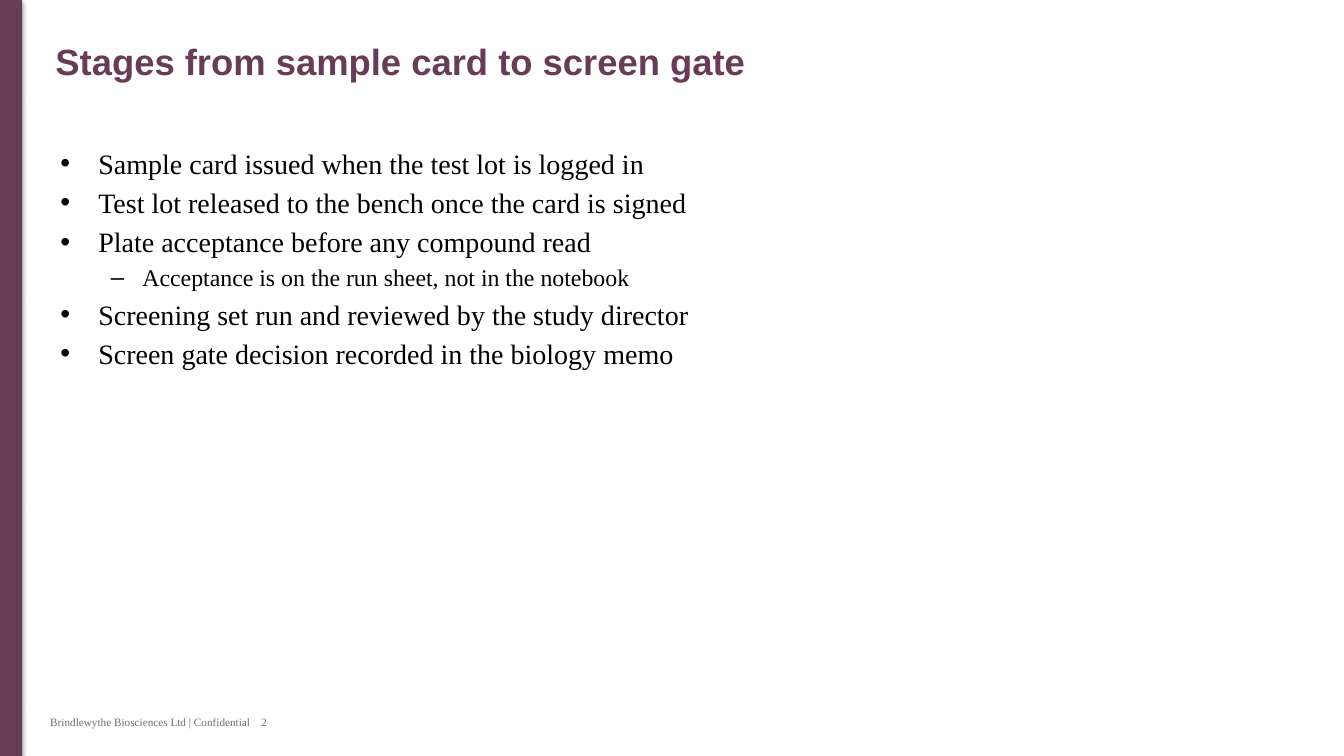
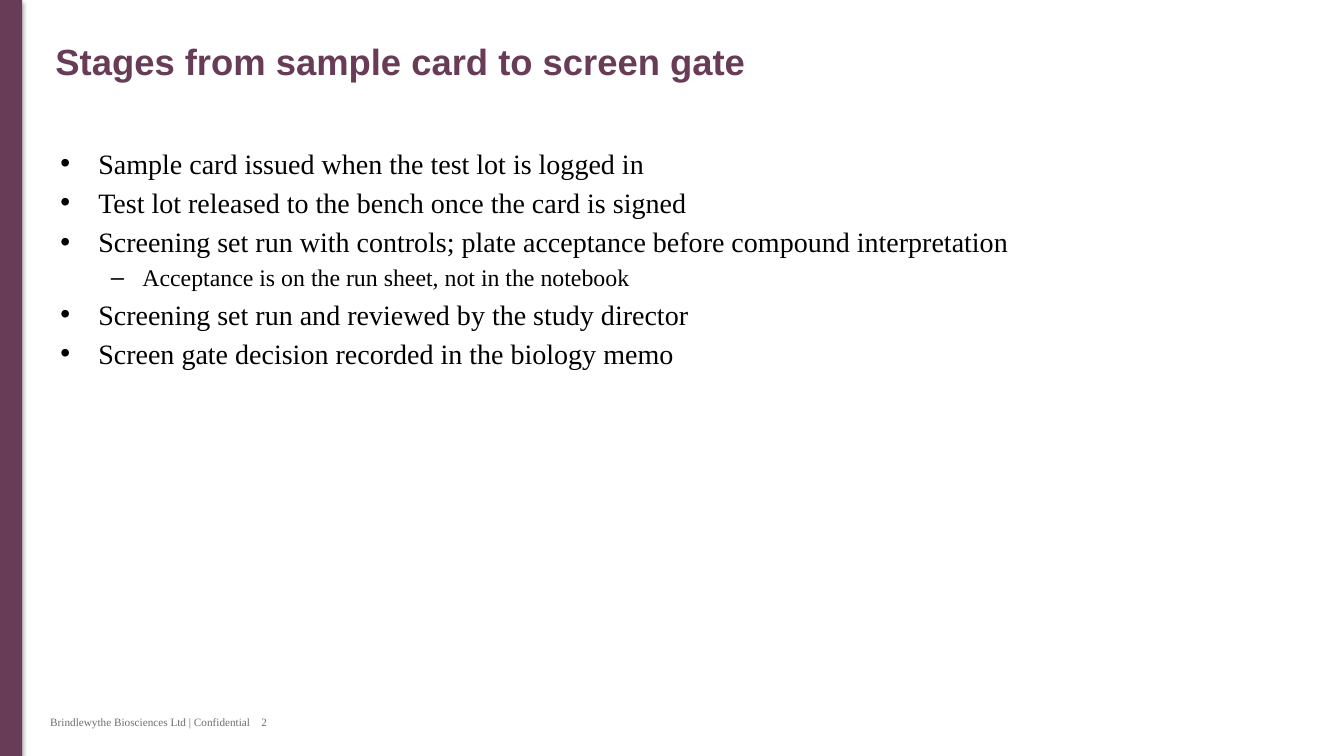
Before and after one commit to 60xAI/portco-mock-dataset, a slide deck: slide 2 of output/archive/Archive/Users/mellerscombe_old_laptop/Presentations/Working/Copy of Screening_workflow.pptx. Drawn at 1344x756 pixels with LibreOffice and Linux fonts; fonts in the diff are those of the drawing. Boxes give left, top, right and bottom in pixels: in the first picture for what was removed or moved away, otherwise in the second. Text is boxed around its words. In the diff, an @@ line names an element or a change of style, - is before the commit and + after.

Commit message:
Stage 8 review fixes: B-032

```diff
--- a/output/archive/Archive/Users/mellerscombe_old_laptop/Presentations/Working/Copy of Screening_workflow.pptx
+++ b/output/archive/Archive/Users/mellerscombe_old_laptop/Presentations/Working/Copy of Screening_workflow.pptx
@@ text at [98,232,1008,258]: text changed @@
-• Plate acceptance before any compound read
+• Screening set run with controls; plate acceptance before compound interpretation
```
Also in this commit, not shown: 2 other slides changed, 1 other file.
